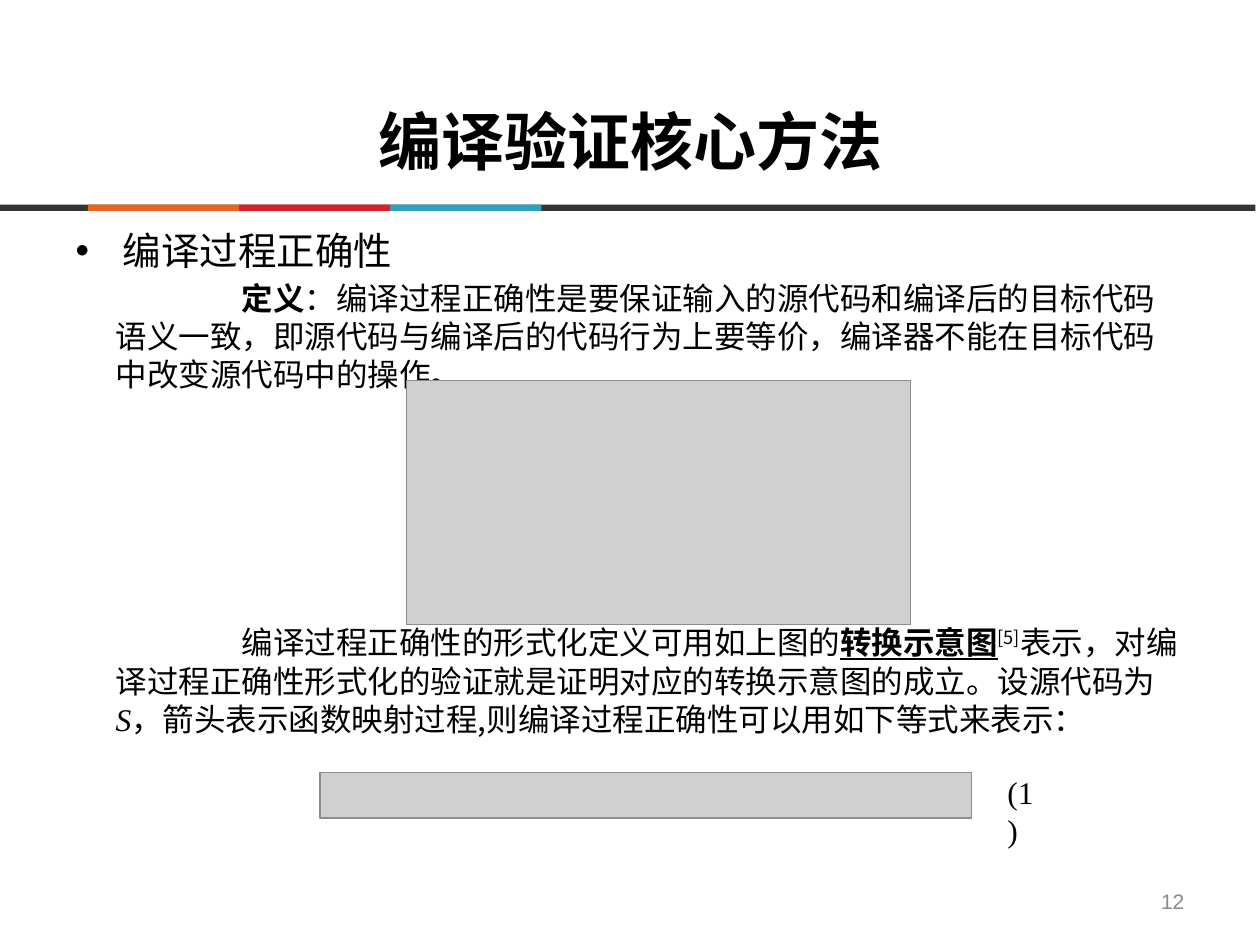
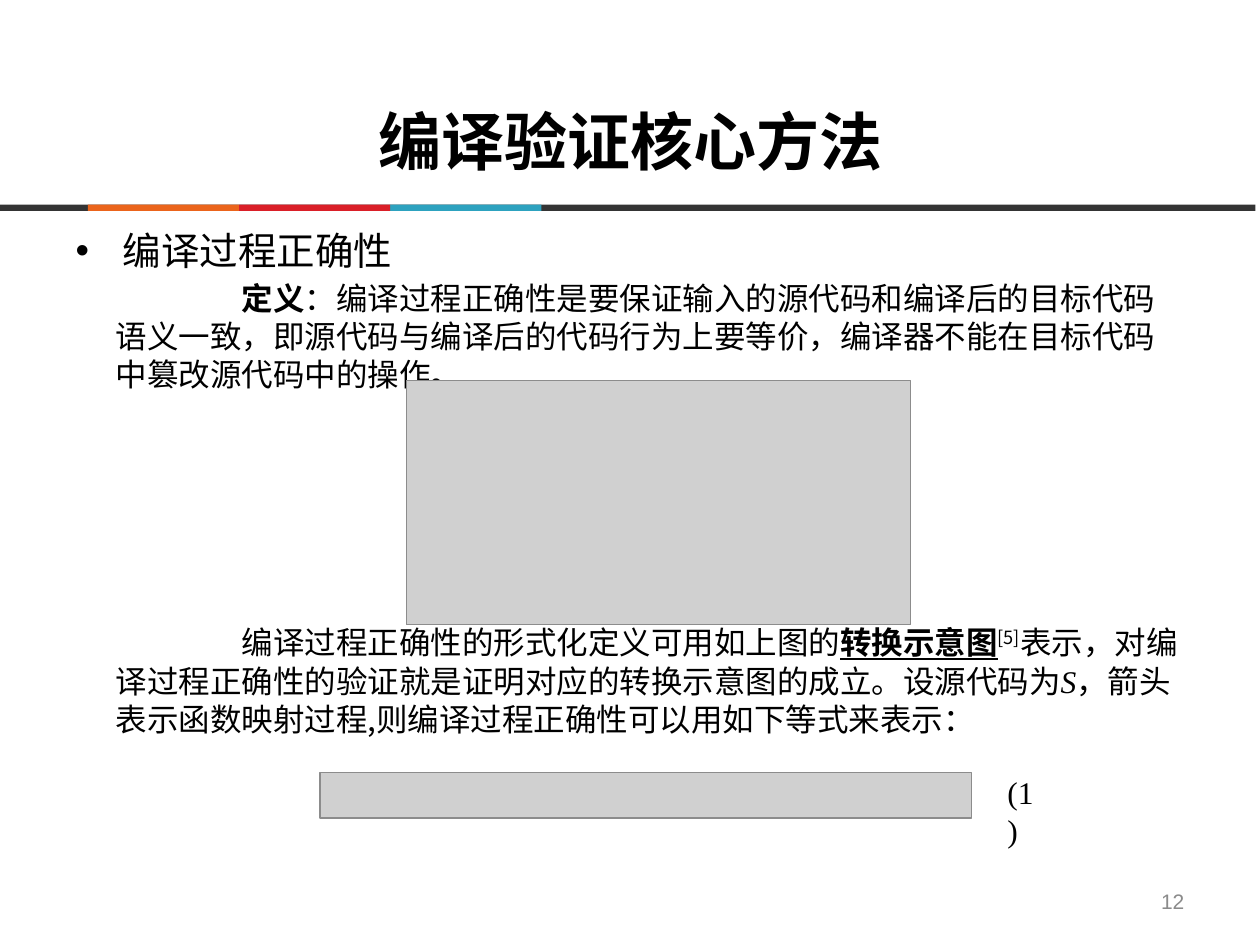
Before and after one commit to destiny1991/--2014--destiny, a slide deck: slide 12 of 答辩/ppt/SY1406108_陈志伟_毕业答辩.pptx. Drawn at 1260x945 pixels with LibreOffice and Linux fonts; fonts in the diff are those of the drawing; grey boxes stand for pictures; background and template pictures are left out. Boxes give left, top, right and bottom in pixels: in the first picture for what was removed or moved away, otherwise in the second. Text is boxed around its words. In the diff, an @@ line names an element or a change of style, - is before the commit and + after.

Commit message:
ppt update!

```diff
--- a/答辩/ppt/SY1406108_陈志伟_毕业答辩.pptx
+++ b/答辩/ppt/SY1406108_陈志伟_毕业答辩.pptx
@@ text at [116, 283, 1178, 737]: text changed @@
-  定义：编译过程正确性是要保证输入的源代码和编译后的目标代码语义一致，即源代码与编译后的代码行为上要等价，编译器不能在目标代码中改变源代码中的操作。
-  编译过程正确性的形式化定义可用如上图的转换示意图[5]表示，对编译过程正确性形式化的验证就是证明对应的转换示意图的成立。设源代码为S，箭头表示函数映射过程,则编译过程正确性可以用如下等式来表示：
+  定义：编译过程正确性是要保证输入的源代码和编译后的目标代码语义一致，即源代码与编译后的代码行为上要等价，编译器不能在目标代码中篡改源代码中的操作。
+  编译过程正确性的形式化定义可用如上图的转换示意图[5]表示，对编译过程正确性的验证就是证明对应的转换示意图的成立。设源代码为S，箭头表示函数映射过程,则编译过程正确性可以用如下等式来表示：
```
Also in this commit, not shown: 18 other slides changed, 5 other files.
